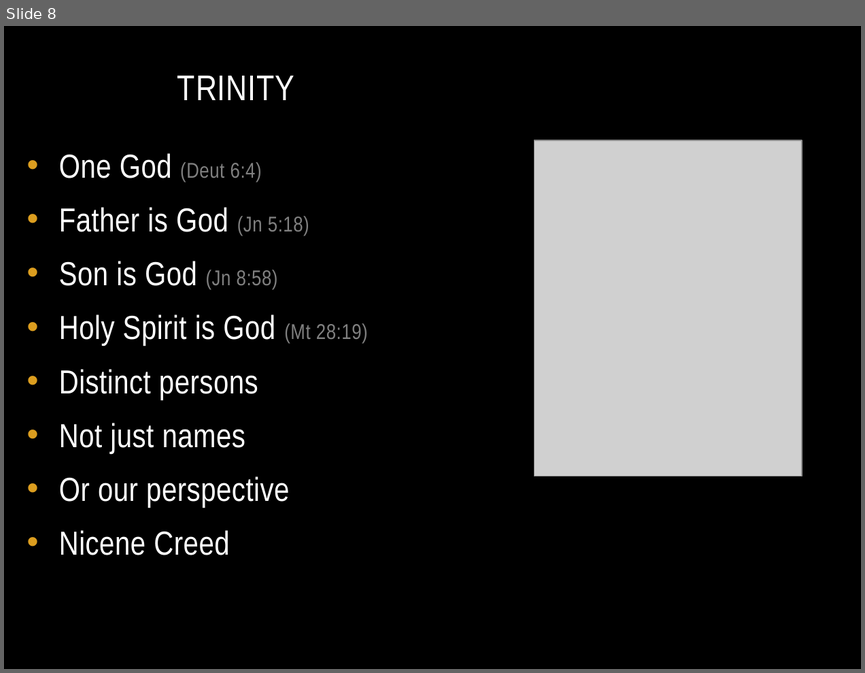
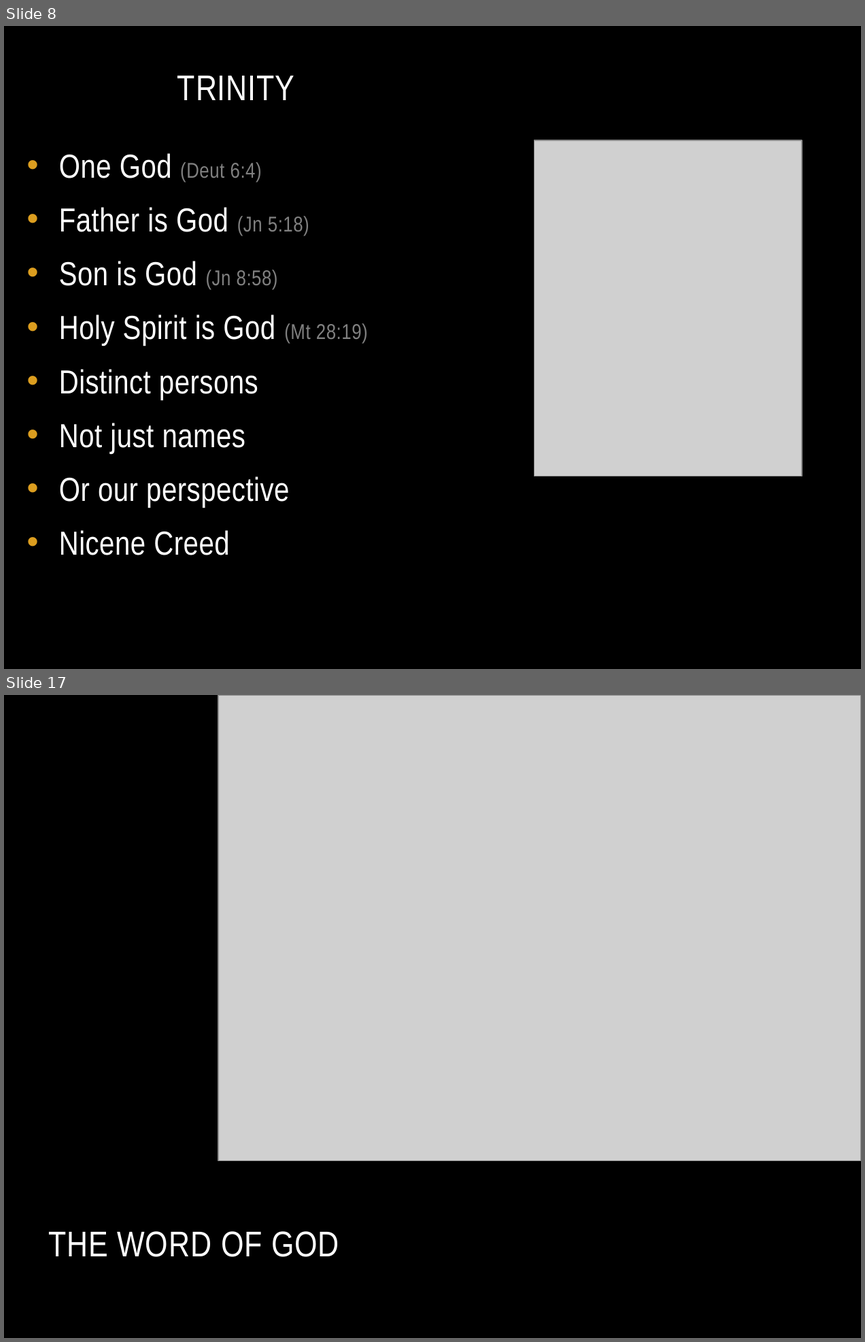
Before and after one commit to chadmyers/junkdrawer, a slide deck: adultconfirmation/theologicalbasics.pptx. Shown one above the other, each under a label of ours: slide 8 before the commit, slides 8 and 17 after it; the slides between them are not shown. The pictures are 865x673 and 865x1342 pixels, drawn with LibreOffice and Linux fonts; fonts in the diff are those of the drawing; grey boxes stand for pictures. Boxes give left, top, right and bottom in pixels: in the first picture for what was removed or moved away, otherwise in the second. Text is boxed around its words. In the diff, an @@ line names an element or a change of style, - is before the commit and + after.

```diff
--- a/adultconfirmation/theologicalbasics.pptx
+++ b/adultconfirmation/theologicalbasics.pptx
@@ slide 17 added at [4, 695, 861, 1338], background #000000 @@
@@ picture added at [218, 695, 861, 1160] @@
@@ title added at [48, 1231, 339, 1257], 30 pt, text #FFFFFF @@
+THE WORD OF GOD
```
Also in this commit, not shown: 3 slides changed, 10 other slides added.
